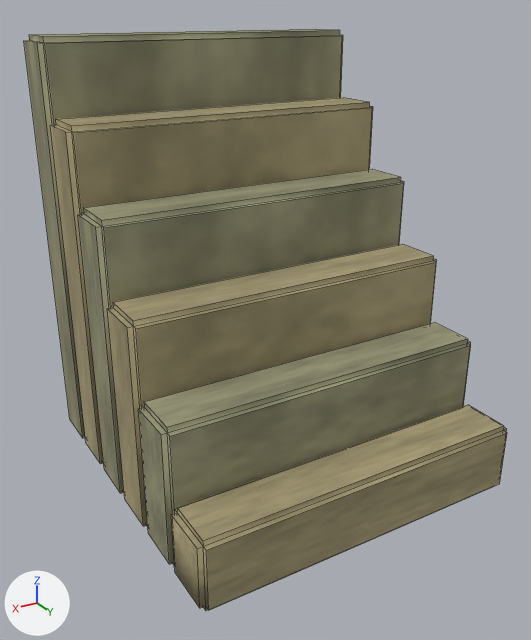
A saved change to the FBX model Assets/Art3D/BuildingBlocks/Models/stone-stair-1.fbx.
The view is the same before and after, from a 50 mm lens placed at (1.01, 1.658, 1.276), pointed at (0.042, 0.043, 0.469). Every picture has the same lights, and +X, +Y and +Z are marked at lower left. The older version comes first. Mesh edges are drawn as thin lines. Where no turn or scale is listed for an object, it has been applied to the vertices.

Names of what the first picture shows: 'stone-stair-1__Geometry'.
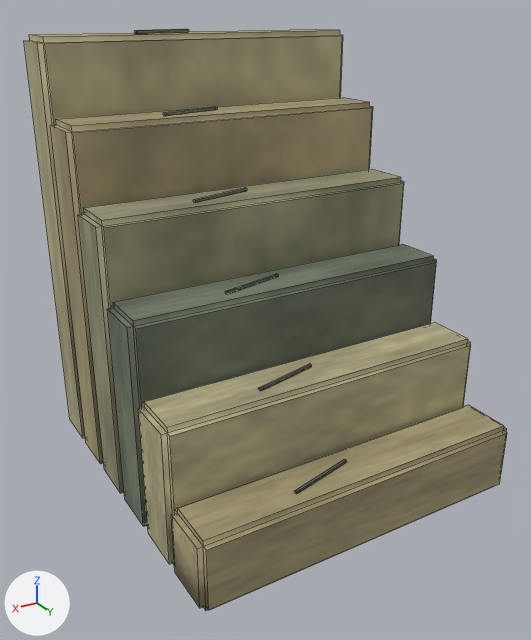
What differs and where, as boxes (x1, y1, x2, y2) in the pictures (531 x 640 px):
part 1 of me_stone_stair_1__geometrymesh, added
    after: (134, 29, 346, 494)

What changed in the scene script:
```text
Change me_stone_stair_1__geometrymesh:
    used by ob_stone_stair_1__geometry; location = (0.0, 0.0, 0.0)
    remove me_stone_stair_1__geometrymesh.from_pydata(...)  # 192 vertices, 180 faces; spans x -0.48..0.48, y -0.499..0.499, z 0.0..1.2
    add me_stone_stair_1__geometrymesh.from_pydata(...)  # 252 vertices, 222 faces; spans x -0.48..0.48, y -0.499..0.499, z 0.0..1.21
    me_stone_stair_1__geometrymesh part 1
    30 vertices are added at x 0.019..0.021, y -0.437..0.406, z 0.2..1.21
    30 new vertices lie (0.18, 0.045, 0.0) away from vertices in x 0.019..0.021, y -0.437..0.406, z 0.2..1.21
    42 new faces join them
```
